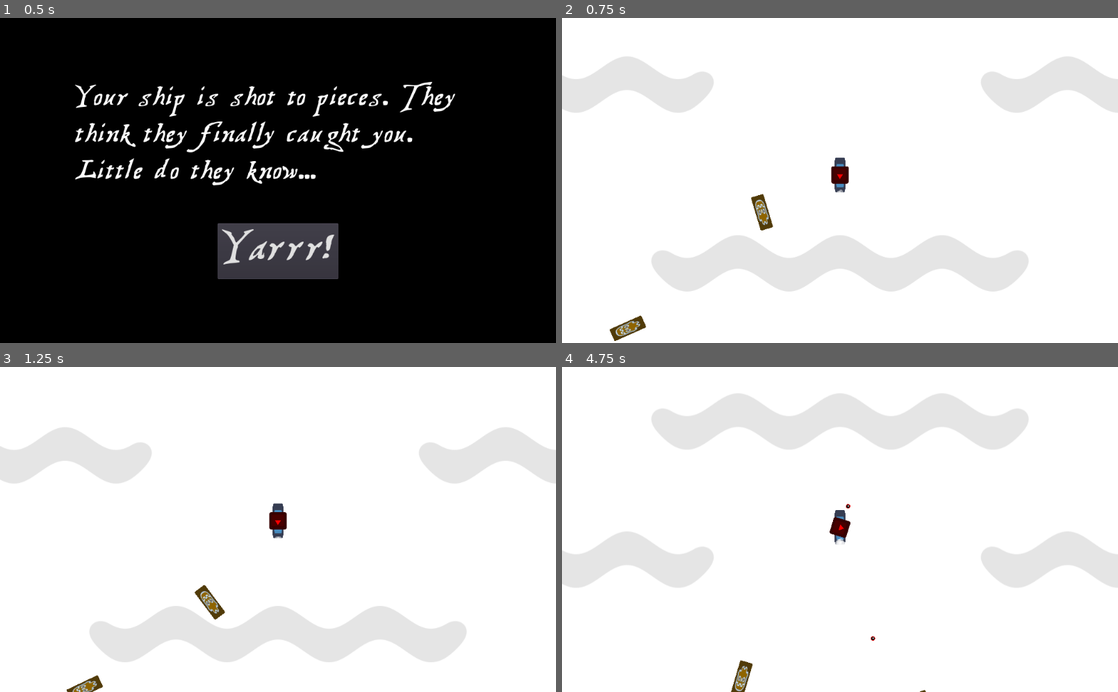
Above: before the commit, frames 1-4 (two rows, left to right).
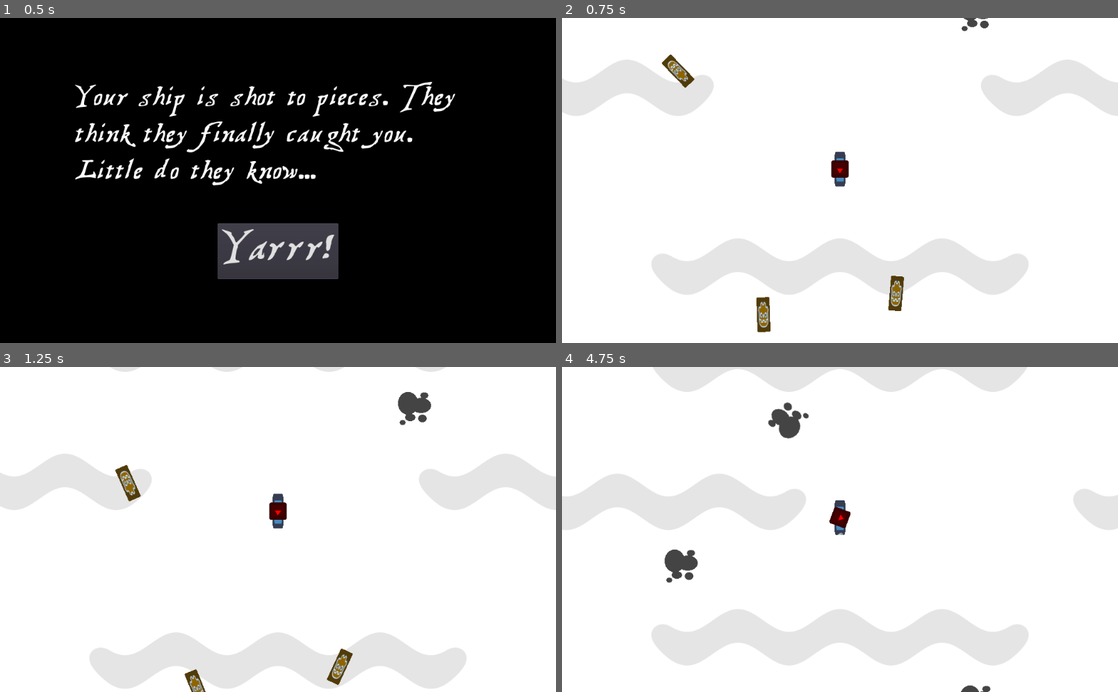
Above: after the commit, the same moments.

Repository: HedgeLizards/grappling
Game: Godot game, scene res://scenes/Menu.tscn
The game is run twice, just before and just after one commit, with the same random seed, the same clock (stepped at 60 frames per second) and the same inputs. The engine's default icon, where the game draws it, is replaced by a stand-in: a white triangle on a blue panel in a dark square.
Inputs (mouse positions are in pixels of both pictures, inside the frame that each line leads up to):
- Up to frame 1 (0.5 s): no input
- Up to frame 2 (0.75 s): click "Yarrr!" at 0.5 s
- Up to frame 3 (1.25 s): no input
- Up to frame 4 (4.75 s): move the mouse to (962, 513) at 1.27 s; tap H (hunt) at 1.35, 2.85, 4.35 s; click (962, 513) at 1.42 s; move the mouse to (728, 545) at 2.02 s; tap I (idle) at 2.1, 3.6 s; click (728, 545) at 2.17 s; move the mouse to (895, 458) at 2.77 s; click (895, 458) at 2.92 s; move the mouse to (812, 594) at 3.52 s; click (812, 594) at 3.67 s; move the mouse to (1006, 578) at 4.27 s; click (1006, 578) at 4.42 s

Frame 1 is identical in both runs. In frame 2, 3.3% of the frame differs, in the area x 0-100%, y 0-100%; in frame 3, 20%; in frame 4, 27%.

Commit message:
spawning ships

Diff:
--- a/project.godot
+++ b/project.godot
@@ -7,22 +7,6 @@
 ;   param=value ; assign values to parameters
 
 config_version=4
-
-_global_script_classes=[ {
-"base": "Reference",
-"class": "AK",
-"language": "GDScript",
-"path": "res://wwise/GeneratedSoundBanks/wwise_ids.gd"
-}, {
-"base": "Reference",
-"class": "AkUtils",
-"language": "GDScript",
-"path": "res://addons/wwise/runtime/helpers/ak_utils.gd"
-} ]
-_global_script_class_icons={
-"AK": "",
-"AkUtils": ""
-}
 
 [application]
 
--- a/scenes/Main.tscn
+++ b/scenes/Main.tscn
@@ -1,7 +1,8 @@
-[gd_scene load_steps=10 format=2]
+[gd_scene load_steps=11 format=2]
 
 [ext_resource path="res://scenes/Player.tscn" type="PackedScene" id=1]
 [ext_resource path="res://assets/sea.png" type="Texture" id=2]
+[ext_resource path="res://scenes/Rock.tscn" type="PackedScene" id=3]
 [ext_resource path="res://assets/AMB_Atmosphere.ogg" type="AudioStream" id=4]
 [ext_resource path="res://scenes/Ship.tscn" type="PackedScene" id=5]
 [ext_resource path="res://scenes/Hook.tscn" type="PackedScene" id=6]
@@ -31,6 +32,18 @@
 texture = SubResource( 1 )
 stretch_mode = 2
 
+[node name="SpawnTimer" type="Timer" parent="Environment"]
+autostart = true
+
+[node name="Rock" parent="Environment" instance=ExtResource( 3 )]
+position = Vector2( 252, -319 )
+
+[node name="Rock3" parent="Environment" instance=ExtResource( 3 )]
+position = Vector2( 254, -972 )
+
+[node name="Rock2" parent="Environment" instance=ExtResource( 3 )]
+position = Vector2( -292, -570 )
+
 [node name="Player" parent="." instance=ExtResource( 1 )]
 
 [node name="Camera2D" type="Camera2D" parent="Player"]
@@ -38,22 +51,17 @@
 smoothing_enabled = true
 script = ExtResource( 9 )
 
-[node name="Hook" parent="." instance=ExtResource( 6 )]
-
 [node name="Ship" parent="." instance=ExtResource( 5 )]
-position = Vector2( -146, 441 )
-
-[node name="Ship4" parent="." instance=ExtResource( 5 )]
-position = Vector2( -147, 40 )
-rotation = -3.3999
-scale = Vector2( 0.993, 1 )
+position = Vector2( -141, 249 )
 
 [node name="Ship3" parent="." instance=ExtResource( 5 )]
-position = Vector2( -14, 358 )
+position = Vector2( -308, -223 )
+rotation = -3.99157
 
 [node name="Ship2" parent="." instance=ExtResource( 5 )]
-position = Vector2( -403, 272 )
-rotation = 1.18333
+position = Vector2( 103, 210 )
+
+[node name="Hook" parent="." instance=ExtResource( 6 )]
 
 [node name="MusicMain" type="AudioStreamPlayer" parent="."]
 stream = ExtResource( 7 )
@@ -63,3 +71,5 @@
 stream = ExtResource( 4 )
 volume_db = -10.0
 autoplay = true
+
+[connection signal="timeout" from="Environment/SpawnTimer" to="Environment" method="_on_SpawnTimer_timeout"]
--- a/scripts/Environment.gd
+++ b/scripts/Environment.gd
@@ -6,6 +6,7 @@
 export var nrocks = 100
 
 const Rocks = [preload("res://scenes/Rock.tscn")]
+const Ship = preload("res://scenes/Ship.tscn")
 
 # Called when the node enters the scene tree for the first time.
 func _ready():
@@ -17,7 +18,16 @@
 		add_child(rock)
 
 
-
 # Called every frame. 'delta' is the elapsed time since the previous frame.
 #func _process(delta):
 #	pass
+
+
+func _on_SpawnTimer_timeout():
+	var ship = Ship.instance()
+	ship.position = Vector2(
+		rand_range($Sea.margin_left, $Sea.margin_right),
+		rand_range($Sea.margin_top, $Sea.margin_bottom)
+	)
+	ship.rotation = rand_range(-PI, PI)
+	get_parent().add_child(ship)
--- a/scripts/Player.gd
+++ b/scripts/Player.gd
@@ -5,7 +5,7 @@
 const ACCELERATION = 30
 const DAMPING = 20
 
-var velocity = Vector2(0, -100)
+var velocity = Vector2(0, -200)
 var speed
 var clockwise
 var distance
